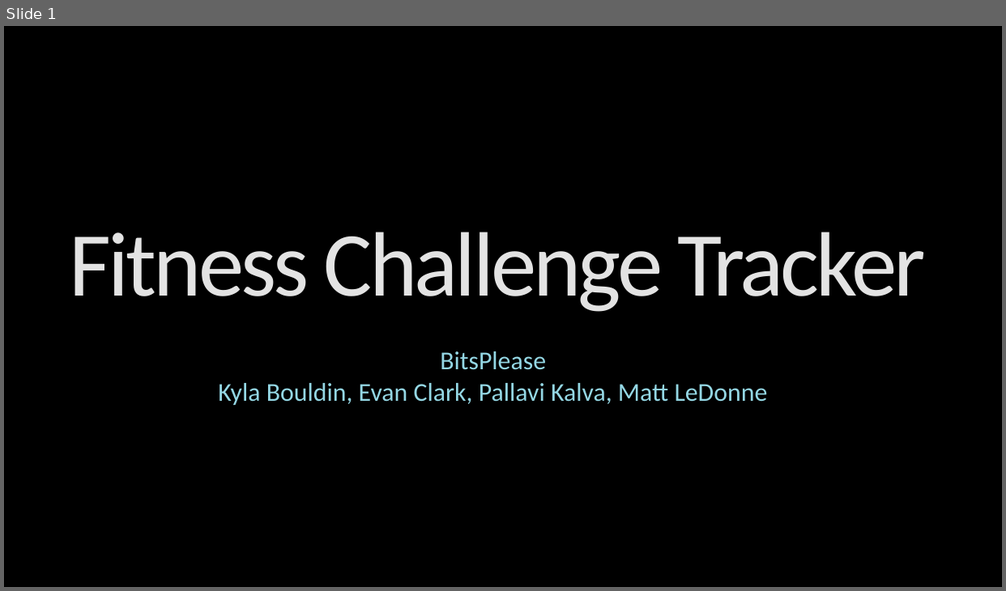
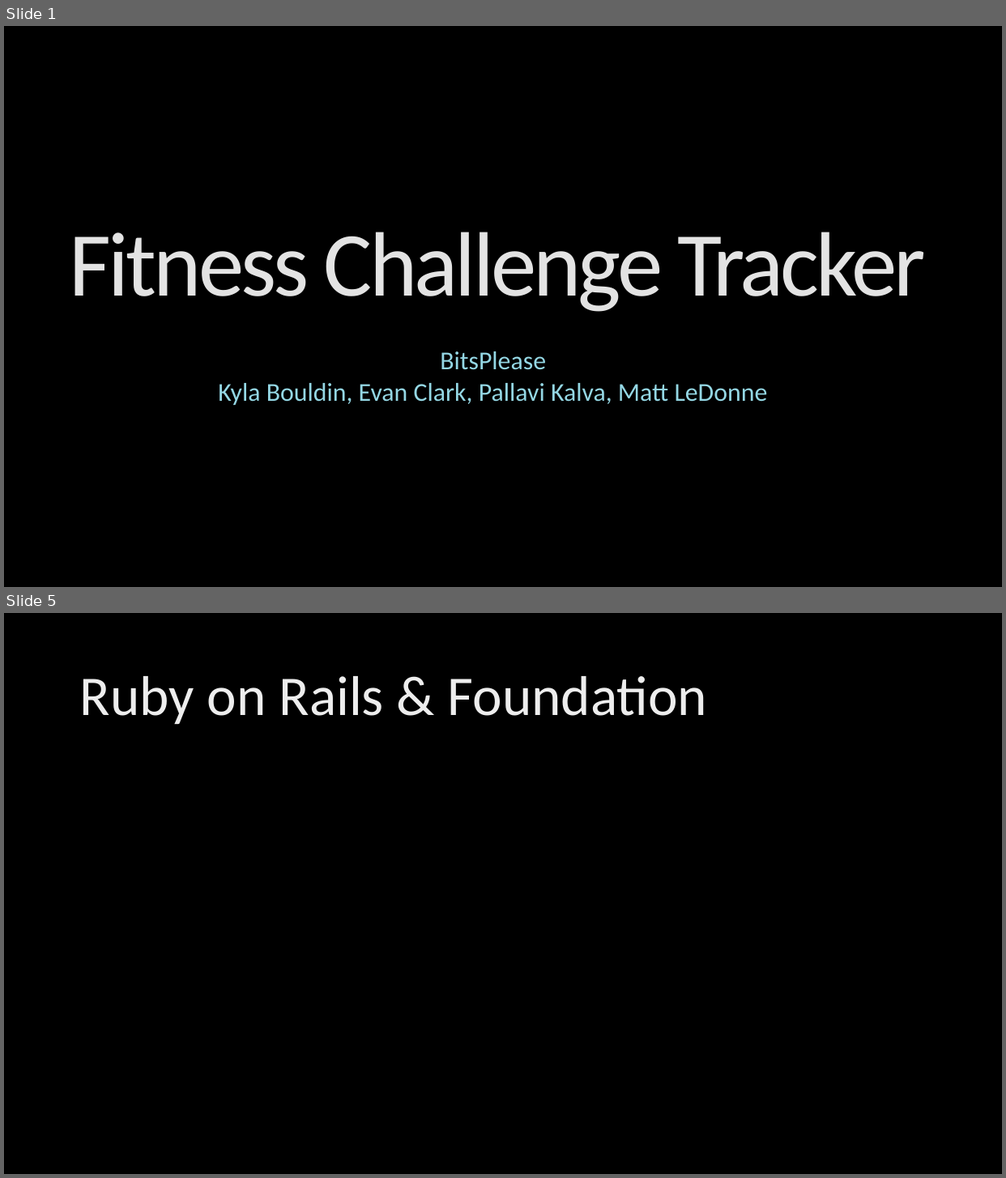
Before and after one commit to kylambouldin/CSE3901-FinalProject, a slide deck: Presentation.pptx. Shown one above the other, each under a label of ours: slide 1 before the commit, slides 1 and 5 after it; the slides between them are not shown. The pictures are 1006x591 and 1006x1178 pixels, drawn with LibreOffice and Linux fonts; fonts in the diff are those of the drawing; background and template pictures are left out. Boxes give left, top, right and bottom in pixels: in the first picture for what was removed or moved away, otherwise in the second. Text is boxed around its words. In the diff, an @@ line names an element or a change of style, - is before the commit and + after.

```diff
--- a/Presentation.pptx
+++ b/Presentation.pptx
@@ slide 5 added at (4,613,1002,1174), background picture (left out) @@
@@ title added at (80,676,708,724), 54 pt, text gradient #BFBFBF to #EDEDED to #FFFFFF @@
+Ruby on Rails & Foundation
```
Also in this commit, not shown: 15 other slides added.
